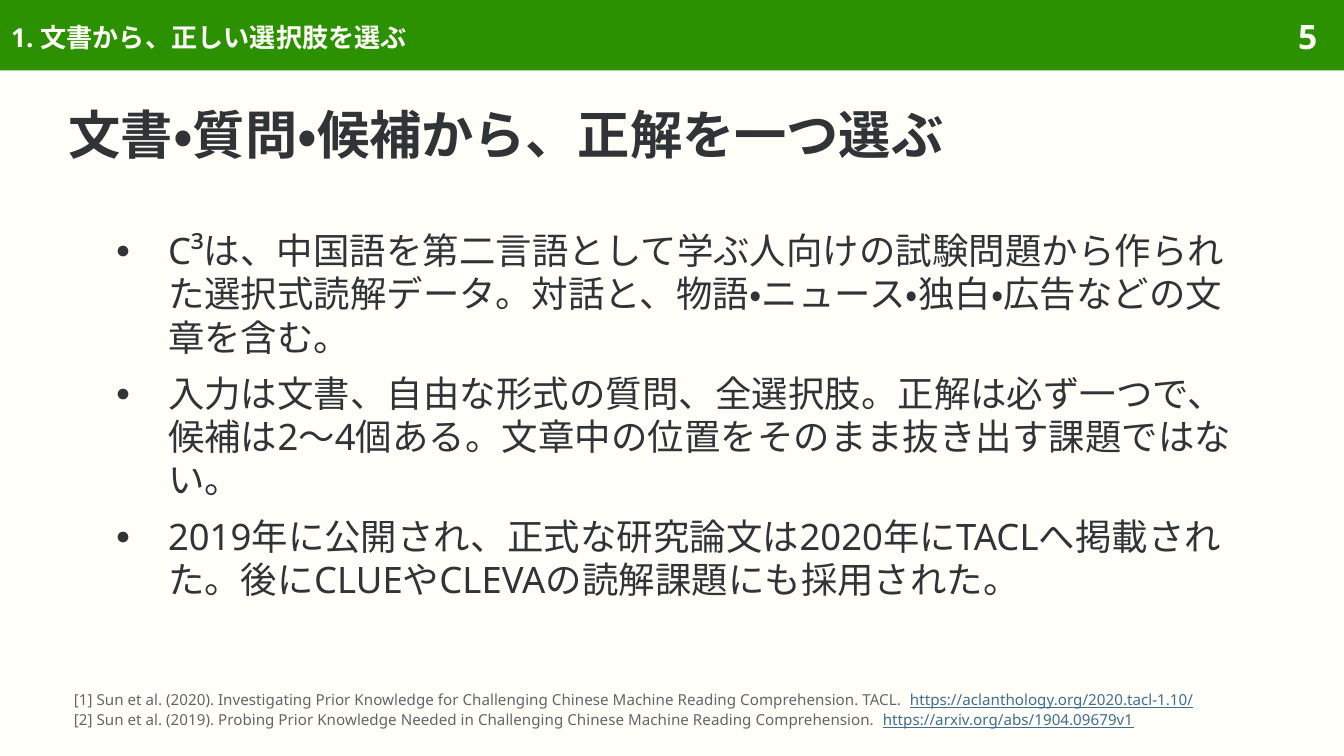
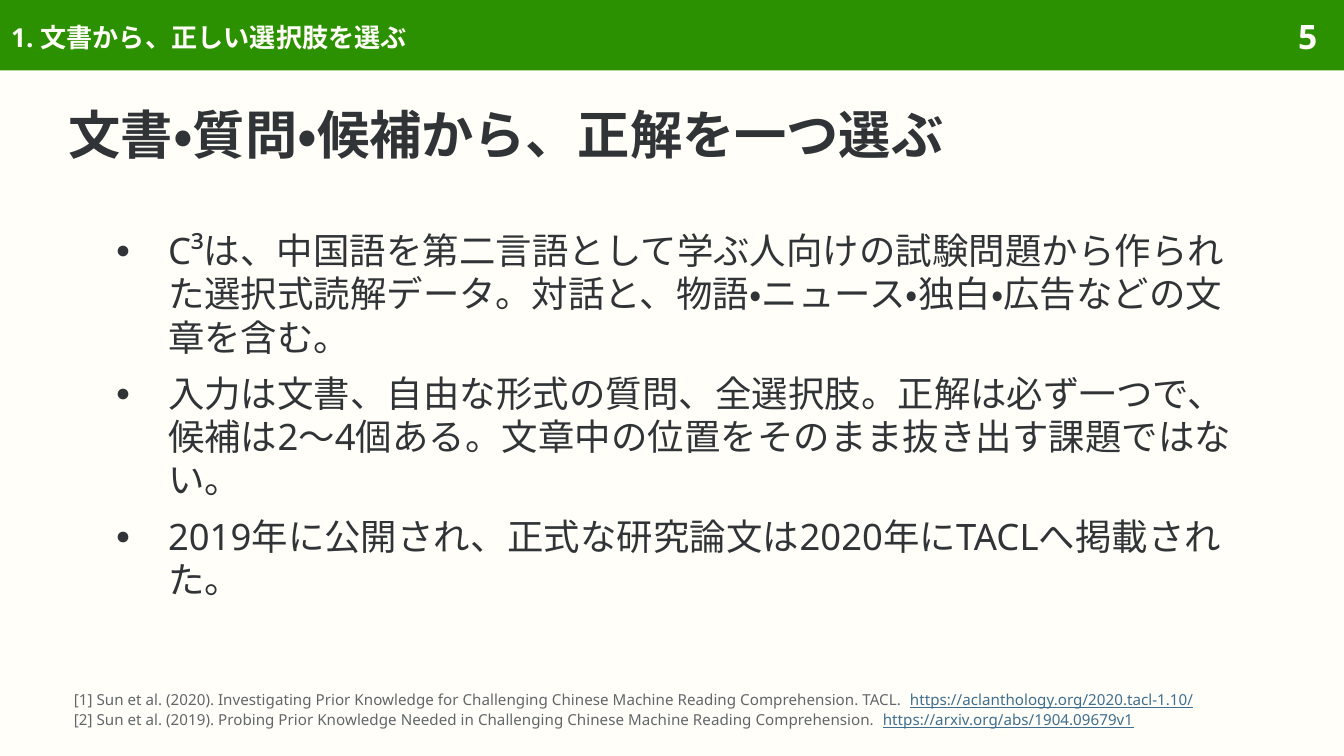
Before and after one commit to sasakiy84/datasets-in-10-minutes, a slide deck: slide 5 of slides/datasets-in-10-minutes-c3.pptx. Drawn at 1344x756 pixels with LibreOffice and Linux fonts; fonts in the diff are those of the drawing. Boxes give left, top, right and bottom in pixels: in the first picture for what was removed or moved away, otherwise in the second. Text is boxed around its words. In the diff, an @@ line names an element or a change of style, - is before the commit and + after.

```diff
--- a/slides/datasets-in-10-minutes-c3.pptx
+++ b/slides/datasets-in-10-minutes-c3.pptx
@@ text at box(168, 519, 1221, 595): text changed @@
-● 2019年に公開され、正式な研究論文は2020年にTACLへ掲載された。後にCLUEやCLEVAの読解課題にも採用された。
+● 2019年に公開され、正式な研究論文は2020年にTACLへ掲載された。
```
Also in this commit, not shown: 6 other slides changed, 3 slides removed, 58 other files.
